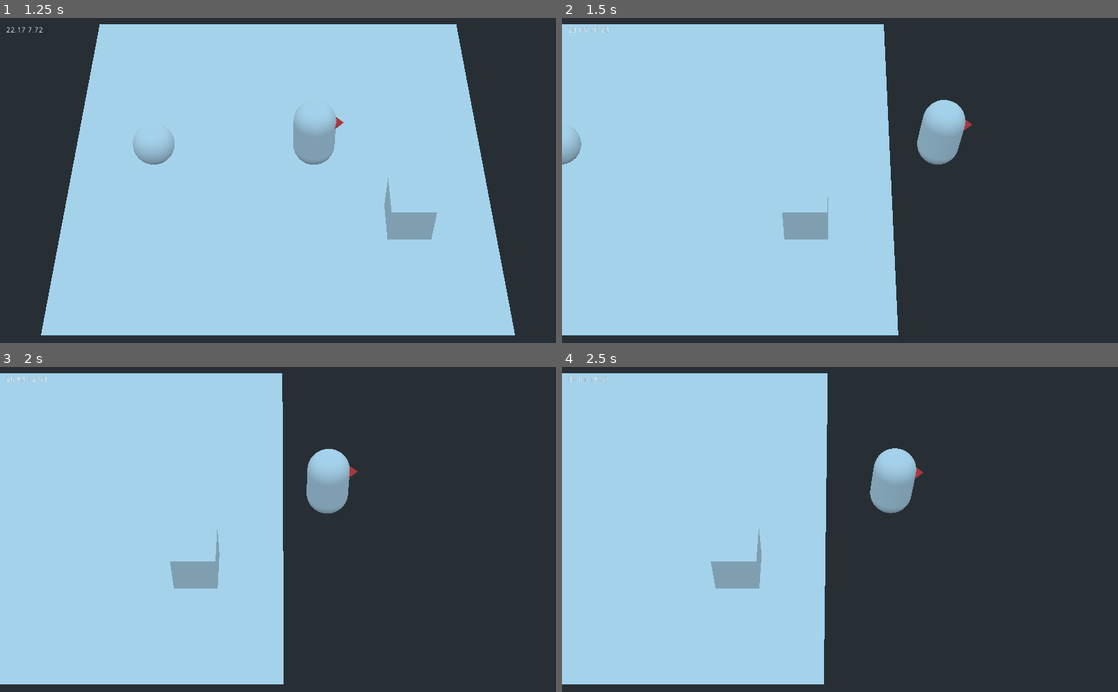
Above: before the commit, frames 1-4 (two rows, left to right).
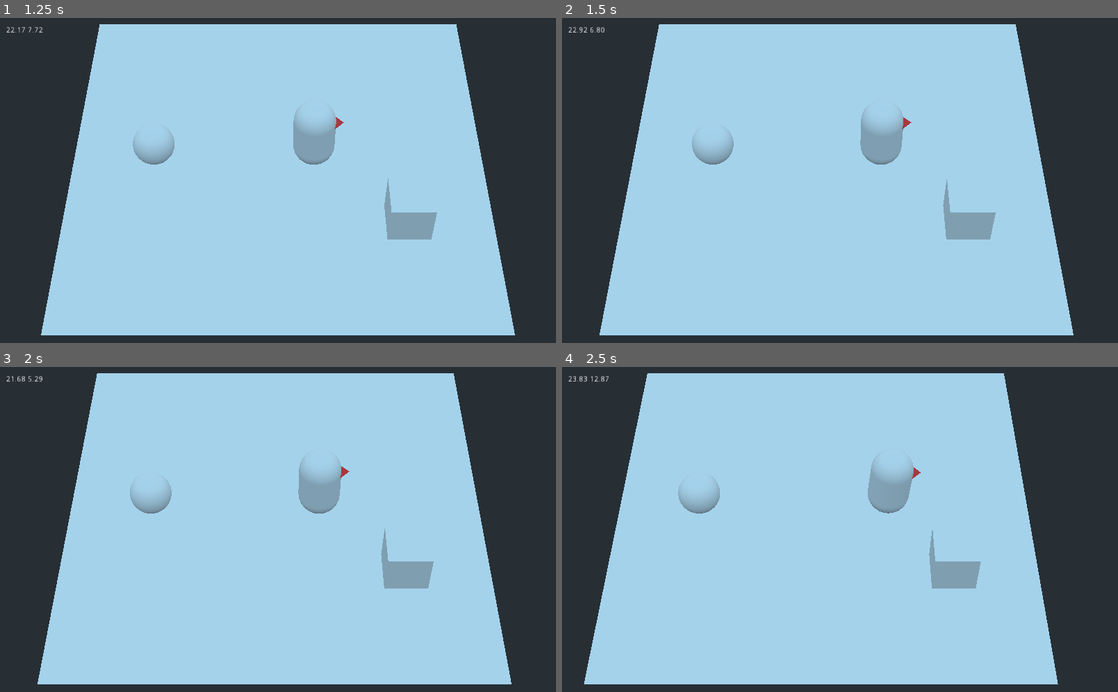
Above: after the commit, the same moments.

Repository: ville2304/gcgj1806
Game: Godot game, scene res://Main.tscn
Same seed, same stepped clock (60 frames per second), same inputs: the game is played once before the commit and once after it.
Inputs:
- Up to frame 1 (1.25 s): tap Enter at 0.5 s; hold Right (move_east) from 0.53 s (still down); tap Z (attack) at 0.6 s
- Up to frame 2 (1.5 s): release Right (move_east) at 1.28 s; hold V (cooldown, bound only after the commit) from 1.28 s (still down); tap X (dash) at 1.35 s
- Up to frame 3 (2 s): keep holding V (cooldown, bound only after the commit)
- Up to frame 4 (2.5 s): release V (cooldown, bound only after the commit) at 2.03 s; hold Right (move_east) from 2.03 s (still down); tap Z (attack) at 2.1 s

Frame 1 is identical in both runs. In frame 2, 39% of the frame differs, in the area x 0-92%, y 1-98%; in frame 3, 46%; in frame 4, 44%.

Commit message:
Added block

Diff:
--- a/Game/Main.tscn
+++ b/Game/Main.tscn
@@ -242,6 +242,25 @@
 } ]
 }
 
+[sub_resource type="Animation" id=14]
+
+resource_name = "Block"
+length = 1.0
+loop = false
+step = 0.1
+tracks/0/type = "value"
+tracks/0/path = NodePath("Player:transform")
+tracks/0/interp = 1
+tracks/0/loop_wrap = true
+tracks/0/imported = false
+tracks/0/enabled = true
+tracks/0/keys = {
+"times": PoolRealArray( 0, 0.1, 0.9, 1 ),
+"transitions": PoolRealArray( 1, 1, 1, 1 ),
+"update": 0,
+"values": [ Transform( 1, 0, 0, 0, 0, -1, 0, 1, 0, 0, 0.894202, 0 ), Transform( 1, 0, 0, 0, 0, -1, 0, 1, 0, 0, 0.157266, 0 ), Transform( 1, 0, 0, 0, 0, -1, 0, 1, 0, 0, 0.157266, 0 ), Transform( 1, 0, 0, 0, 0, -1, 0, 1, 0, 0, 0.894202, 0 ) ]
+}
+
 [sub_resource type="Animation" id=12]
 
 resource_name = "Dash"
@@ -379,6 +398,7 @@
 anims/Attack3 = SubResource( 10 )
 anims/AttackDash = SubResource( 13 )
 anims/AttackSuper = SubResource( 11 )
+anims/Block = SubResource( 14 )
 anims/Dash = SubResource( 12 )
 blend_times = [  ]
 
--- a/Game/project.godot
+++ b/Game/project.godot
@@ -28,7 +28,7 @@
 move_west=[ Object(InputEventKey,"resource_local_to_scene":false,"resource_name":"","device":0,"alt":false,"shift":false,"control":false,"meta":false,"command":false,"pressed":false,"scancode":16777231,"unicode":0,"echo":false,"script":null)
 , Object(InputEventJoypadButton,"resource_local_to_scene":false,"resource_name":"","device":0,"button_index":14,"pressure":0.0,"pressed":false,"script":null)
  ]
-cooldown=[ Object(InputEventKey,"resource_local_to_scene":false,"resource_name":"","device":0,"alt":false,"shift":false,"control":false,"meta":false,"command":false,"pressed":false,"scancode":67,"unicode":0,"echo":false,"script":null)
+cooldown=[ Object(InputEventKey,"resource_local_to_scene":false,"resource_name":"","device":0,"alt":false,"shift":false,"control":false,"meta":false,"command":false,"pressed":false,"scancode":86,"unicode":0,"echo":false,"script":null)
 , Object(InputEventJoypadButton,"resource_local_to_scene":false,"resource_name":"","device":0,"button_index":3,"pressure":0.0,"pressed":false,"script":null)
  ]
 attack=[ Object(InputEventKey,"resource_local_to_scene":false,"resource_name":"","device":0,"alt":false,"shift":false,"control":false,"meta":false,"command":false,"pressed":false,"scancode":90,"unicode":0,"echo":false,"script":null)
@@ -36,6 +36,9 @@
  ]
 dash=[ Object(InputEventKey,"resource_local_to_scene":false,"resource_name":"","device":0,"alt":false,"shift":false,"control":false,"meta":false,"command":false,"pressed":false,"scancode":88,"unicode":0,"echo":false,"script":null)
 , Object(InputEventJoypadButton,"resource_local_to_scene":false,"resource_name":"","device":0,"button_index":0,"pressure":0.0,"pressed":false,"script":null)
+ ]
+block=[ Object(InputEventKey,"resource_local_to_scene":false,"resource_name":"","device":0,"alt":false,"shift":false,"control":false,"meta":false,"command":false,"pressed":false,"scancode":67,"unicode":0,"echo":false,"script":null)
+, Object(InputEventJoypadButton,"resource_local_to_scene":false,"resource_name":"","device":0,"button_index":1,"pressure":0.0,"pressed":false,"script":null)
  ]
 
 [layer_names]
--- a/Game/script/Player.gd
+++ b/Game/script/Player.gd
@@ -32,7 +32,11 @@
 const DASH_TEMP_RISE = 10.0
 const NATURAL_TEMP_DECREASE = 1.0
 const SUPER_TEMP_DECREASE = 50.0
+const BLOCK_TEMP_DECREASE = 10.0
 const COOLDOWN_TEMP_DECREASE_MAX = 10.0
+
+const DASH_COOLDOWN_TIME = 1.0
+const BLOCK_COOLDOWN_TIME = 0.5
 
 enum Mode{
 	IDLE
@@ -84,13 +88,22 @@
 	mTemperature -= amount
 
 func _OnAnimationFinished(animName):
+	if Dead:
+		# TODO: Broadcast death
+		print("Game over!")
+		return
 	if mMode in [Mode.ATTACK1, Mode.ATTACK2, Mode.ATTACK3, Mode.SUPER_ATTACK]:
 		if mAttackComplete:
 			# TODO: Play anim
 			print("anim idle")
 			mMode = Mode.IDLE
 	elif mMode in [Mode.DASH, Mode.DASH_ATTACK]:
-		mDashCooldown = 1.0
+		mDashCooldown = DASH_COOLDOWN_TIME
+		# TODO: Play anim
+		print("anim idle")
+		mMode = Mode.IDLE
+	elif mMode == Mode.BLOCK:
+		mBlockCooldown = BLOCK_COOLDOWN_TIME
 		# TODO: Play anim
 		print("anim idle")
 		mMode = Mode.IDLE
@@ -130,7 +143,8 @@
 func _physics_process(delta):
 	if Dead:
 		return
-	mDashCooldown-= delta
+	mDashCooldown = max(0, mDashCooldown - delta)
+	mBlockCooldown = max(0, mBlockCooldown - delta)
 
 	if Input.is_action_just_pressed("cooldown"):
 		# TODO: Play cooldown animation
@@ -190,7 +204,6 @@
 		# TODO: Play anim death
 		print("anim death")
 		Dead = true
-		# TODO: Broadcast death
 	mTemperature = clamp(mTemperature, 0, 100)
 
 	if mTemperature >= 100:
@@ -205,6 +218,16 @@
 		mSupercharged = false
 
 	mLabel.text = "%.2f %.2f" % [mTemperature, mTemperatureBuffer]
+
+	# Block
+	if Input.is_action_just_pressed("block") && (mMode == Mode.IDLE || mMode == Mode.WALK):
+		if mBlockCooldown > 0:
+			# TODO: Add cue
+			pass
+		else:
+			mTemperature -= BLOCK_TEMP_DECREASE
+			mAnimationPlayer.play("Block")
+			mMode = Mode.BLOCK
 
 	# Dash
 	if Input.is_action_just_pressed("dash") && (mMode == Mode.IDLE || mMode == Mode.WALK):
Not shown: 1 places in Game/Main.tscn that only renumber resources
